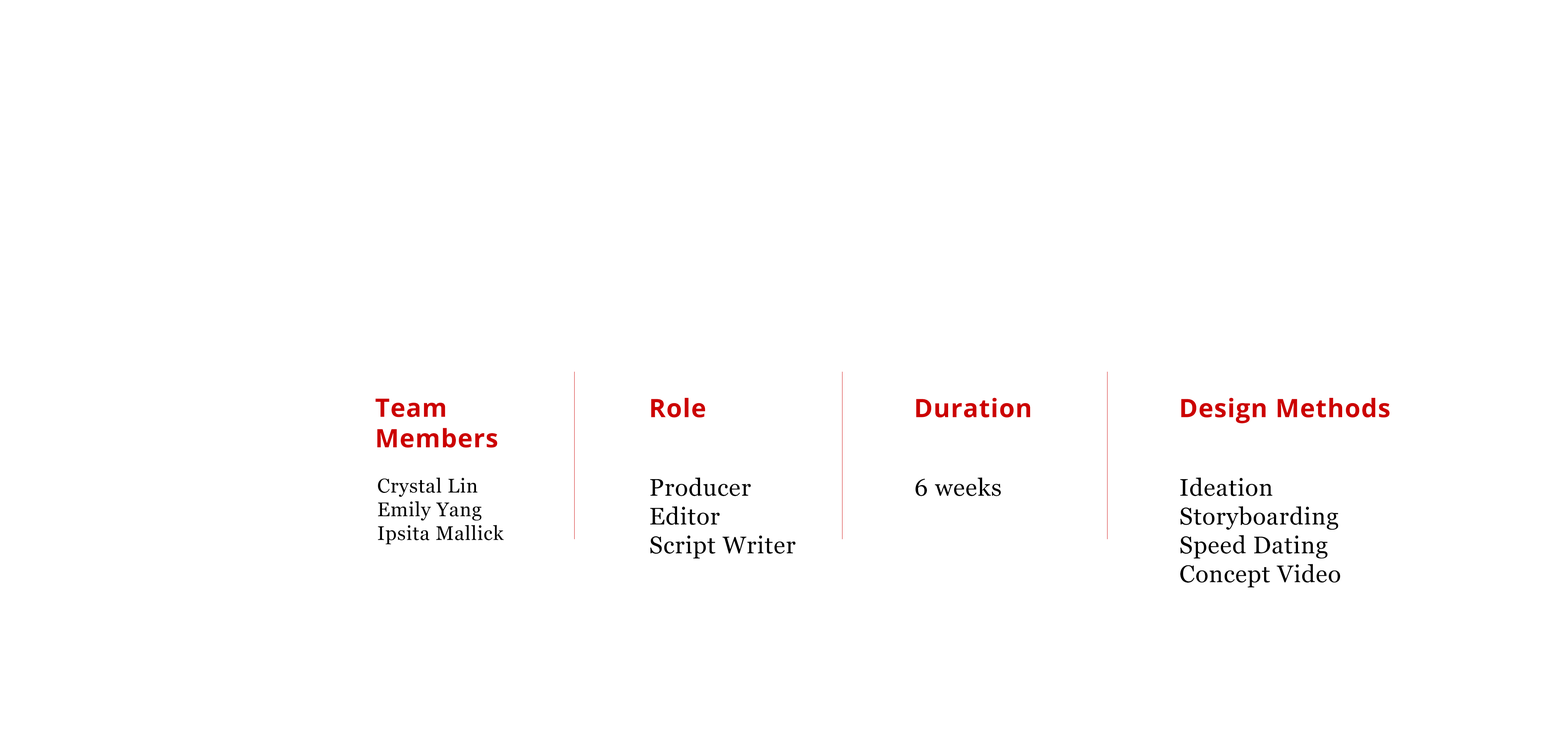
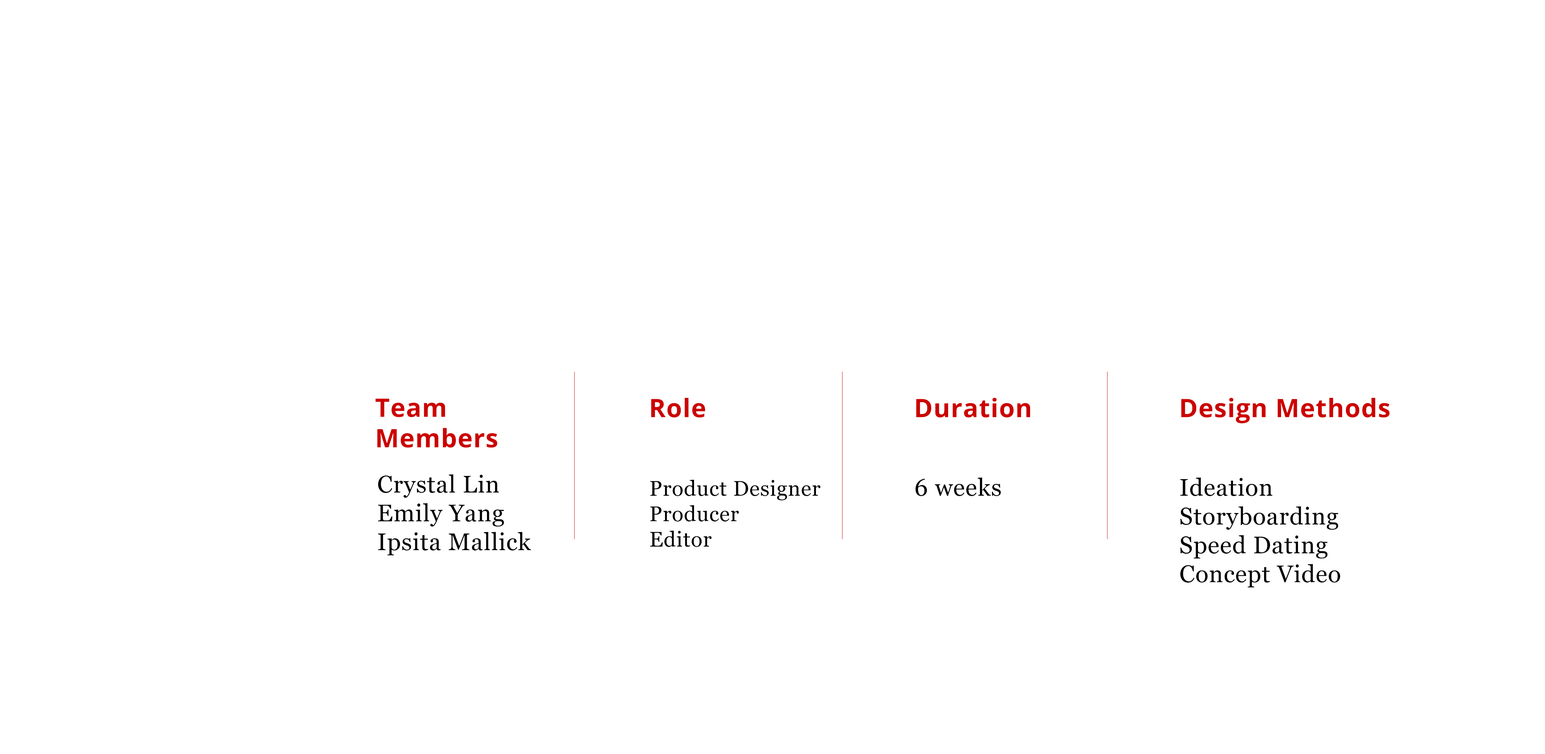
Comparing the layer stacks of the two 1545 x 754 images. Changes:
renamed "Producer Editor Script Writer" to "Product Designer Producer Editor", painted on it over [649, 477, 821, 559]
painted on "Crystal Lin Emily Yang Ipsita Mallick" over [377, 474, 531, 556]
